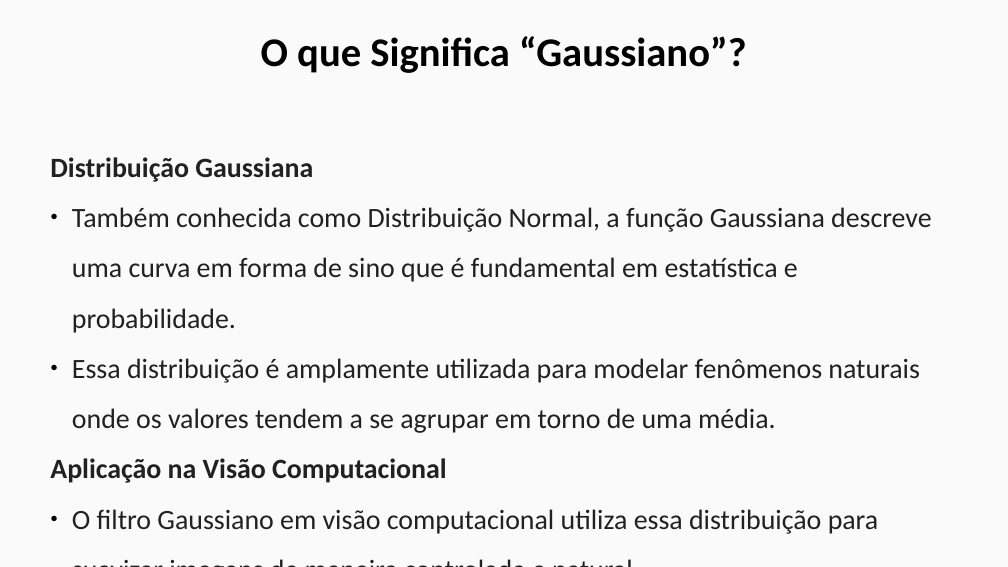
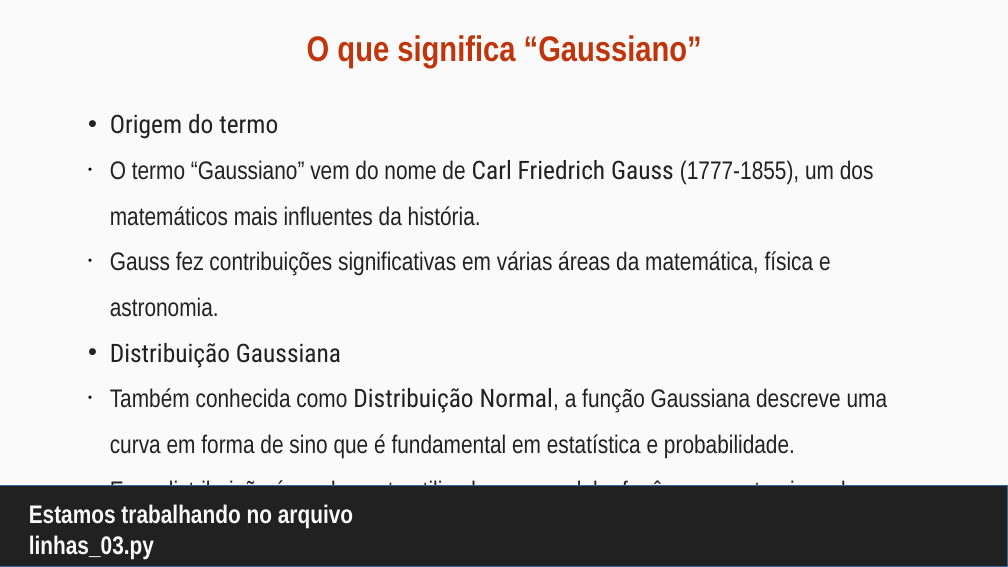
Before and after one commit to maurizioprizzi/finding_lanes, a slide deck: slide 12 of computer_vision_encounter_01.odp. Drawn at 1008x567 pixels with LibreOffice and Linux fonts; fonts in the diff are those of the drawing. Boxes give left, top, right and bottom in pixels: in the first picture for what was removed or moved away, otherwise in the second. Text is boxed around its words. In the diff, an @@ line names an element or a change of style, - is before the commit and + after.

```diff
--- a/computer_vision_encounter_01.odp
+++ b/computer_vision_encounter_01.odp
@@ title "O que significa “Gaussiano”" at [307, 35, 702, 68]: vertical alignment top to middle @@
@@ title at [307, 35, 702, 68]: text changed; size 32 to 28 pt; font Calibri to Arial Narrow; text colour #000000 to #BF360C @@
-O que Significa “Gaussiano”?
+O que significa “Gaussiano”
@@ subtitle "Origem do termo": place and size @@
-subtitle "Origem do termo" at [50, 157, 931, 534]
+subtitle "Origem do termo" at [110, 114, 888, 551]
@@ subtitle at [110, 114, 874, 317]: paragraphs added @@
+• Origem do termo
+• O termo “Gaussiano” vem do nome de Carl Friedrich Gauss (1777-1855), um dos matemáticos mais influentes da história.
+• Gauss fez contribuições significativas em várias áreas da matemática, física e astronomia.
@@ subtitle at [110, 343, 888, 551]: size 22 to 20 pt in "Distribuição Gaussiana", "Também conhecida como Distribuição Normal, a função ...", "Essa distribuição é amplamente utilizada para modelar ..."; font Calibri to Roboto Condensed in "Distribuição Gaussiana", "Distribuição Normal,"; bold off in "Distribuição Gaussiana"; font Calibri to Arial Narrow in "Também conhecida como Normal, a função Gaussiana ...", "Essa distribuição é amplamente utilizada para modelar ..."; bullet none to •; bullet ● to • @@
@@ subtitle at [50, 458, 879, 534]: paragraphs removed @@
-Aplicação na Visão Computacional
-● O filtro Gaussiano em visão computacional utiliza essa distribuição para suavizar imagens de maneira controlada e natural.
@@ rectangle added at [0, 486, 1008, 567], fill #212121, outline #3465A4 0 pt @@
@@ title added at [29, 504, 353, 560], 20 pt, text #FAFAFA, bold @@
+Estamos trabalhando no arquivo linhas_03.py
```
Also in this commit, not shown: 13 other slides changed, 4 slides added, 4 slides removed, 6 other files.
